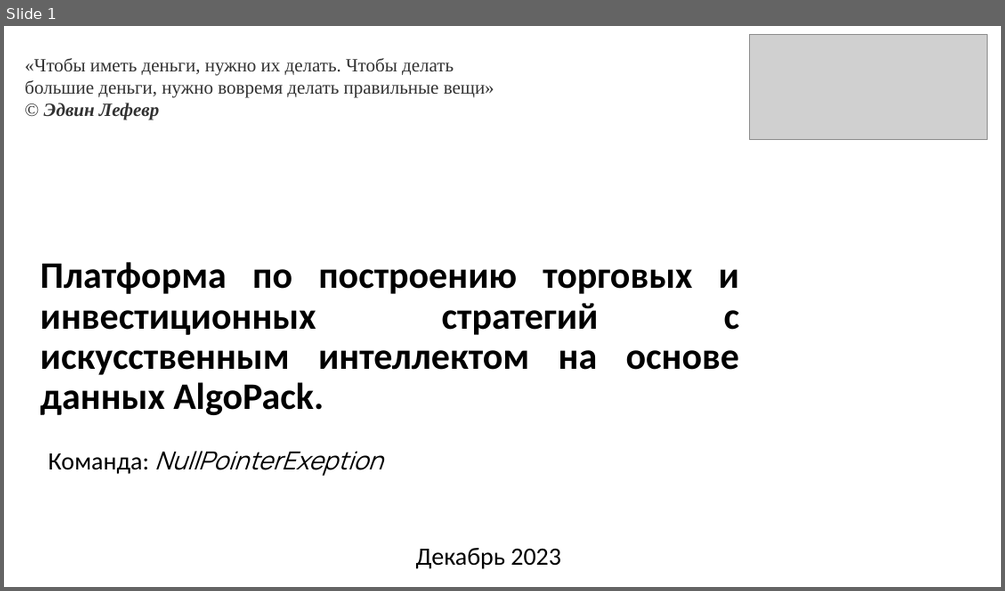
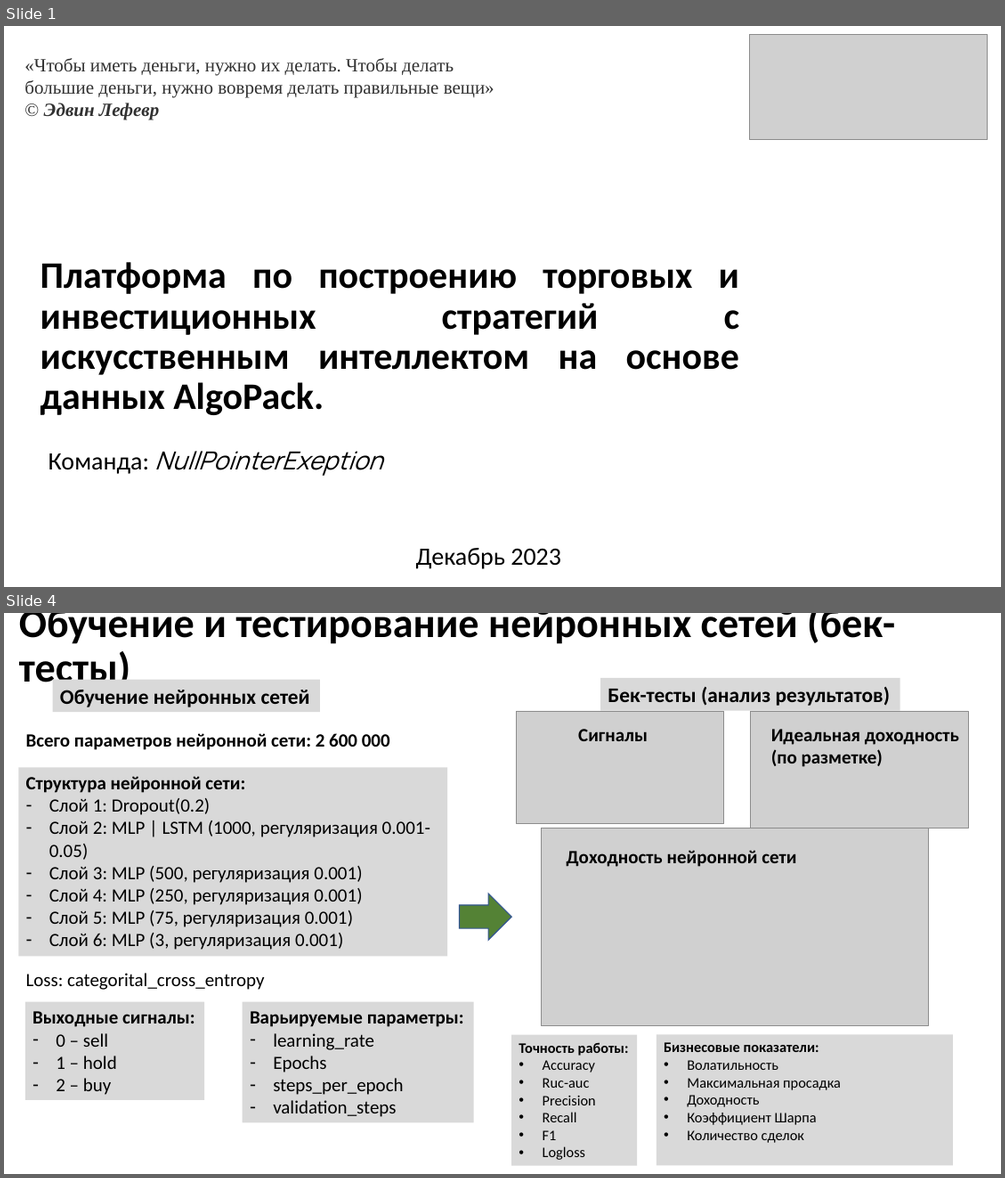
Before and after one commit to suenot/powerlife000-moex_hackaton, a slide deck: info/NullPointerExeption v1.pptx. Shown one above the other, each under a label of ours: slide 1 before the commit, slides 1 and 4 after it; the slides between them are not shown. The pictures are 1005x591 and 1005x1178 pixels, drawn with LibreOffice and Linux fonts; fonts in the diff are those of the drawing; grey boxes stand for pictures. Boxes give left, top, right and bottom in pixels: in the first picture for what was removed or moved away, otherwise in the second. Text is boxed around its words. In the diff, an @@ line names an element or a change of style, - is before the commit and + after.

```diff
--- a/info/NullPointerExeption v1.pptx
+++ b/info/NullPointerExeption v1.pptx
@@ slide 4 added at (4, 613, 1001, 1174), background #FFFFFF @@
@@ title added at (19, 613, 895, 692), 39.6 pt, text #000000, bold @@
+Обучение и тестирование нейронных сетей (бек-тесты)
@@ rectangle added at (53, 680, 320, 713), fill #D9D9D9, 20 pt, text #000000, bold @@
+Обучение нейронных сетей
@@ rectangle added at (600, 678, 900, 711), fill #D9D9D9, 20 pt, text #000000, bold @@
+Бек-тесты (анализ результатов)
@@ picture added at (517, 711, 724, 824) @@
@@ picture added at (751, 711, 968, 827) @@
@@ text added at (26, 733, 390, 750), 18 pt, text #000000, bold @@
+Всего параметров нейронной сети: 2 600 000
@@ text added at (578, 729, 647, 741), 18 pt, text #000000, bold @@
+Сигналы
@@ text added at (771, 729, 959, 767), 18 pt, text #000000, bold @@
+Идеальная доходность (по разметке)
@@ rectangle added at (18, 767, 447, 956), fill #D9D9D9, 18 pt, text #000000 @@
+Структура нейронной сети:
+– Слой 1: Dropout(0.2)
+– Слой 2: MLP | LSTM (1000, регуляризация 0.001-0.05)
+– Слой 3: MLP (500, регуляризация 0.001)
+– Слой 4: MLP (250, регуляризация 0.001)
+– Слой 5: MLP (75, регуляризация 0.001)
+– Слой 6: MLP (3, регуляризация 0.001)
@@ picture added at (542, 827, 929, 1025) @@
@@ text added at (566, 850, 796, 867), 18 pt, text #000000, bold @@
+Доходность нейронной сети
@@ right arrow added at (460, 893, 512, 940), fill #548235, outline #325491 1 pt @@
@@ text added at (26, 973, 264, 989), 18 pt, text #000000 @@
+Loss: categorital_cross_entropy
@@ rectangle added at (25, 1002, 204, 1100), fill #D9D9D9, 18 pt, text #000000 @@
+Выходные сигналы:
+– 0 – sell
+– 1 – hold
+– 2 – buy
@@ rectangle added at (243, 1002, 474, 1123), fill #D9D9D9, 18 pt, text #000000 @@
+Варьируемые параметры:
+– learning_rate
+– Epochs
+– steps_per_epoch
+– validation_steps
@@ rectangle added at (512, 1035, 638, 1166), fill #D9D9D9, 14 pt, text #000000 @@
+Точность работы:
+• Accuracy
+• Ruc-auc
+• Precision
+• Recall
+• F1
+• Logloss
@@ rectangle added at (656, 1035, 953, 1166), fill #D9D9D9, 14 pt, text #000000 @@
+Бизнесовые показатели:
+• Волатильность
+• Максимальная просадка
+• Доходность
+• Коэффициент Шарпа
+• Количество сделок
```
Also in this commit, not shown: 3 other slides added, 3 slides removed, 8 other files.
